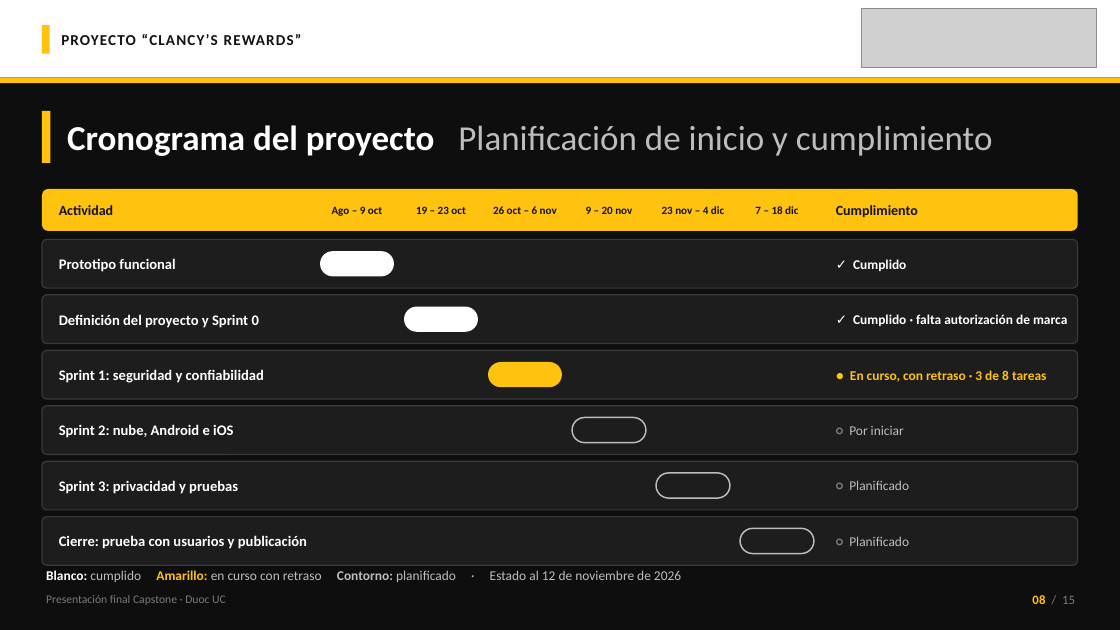
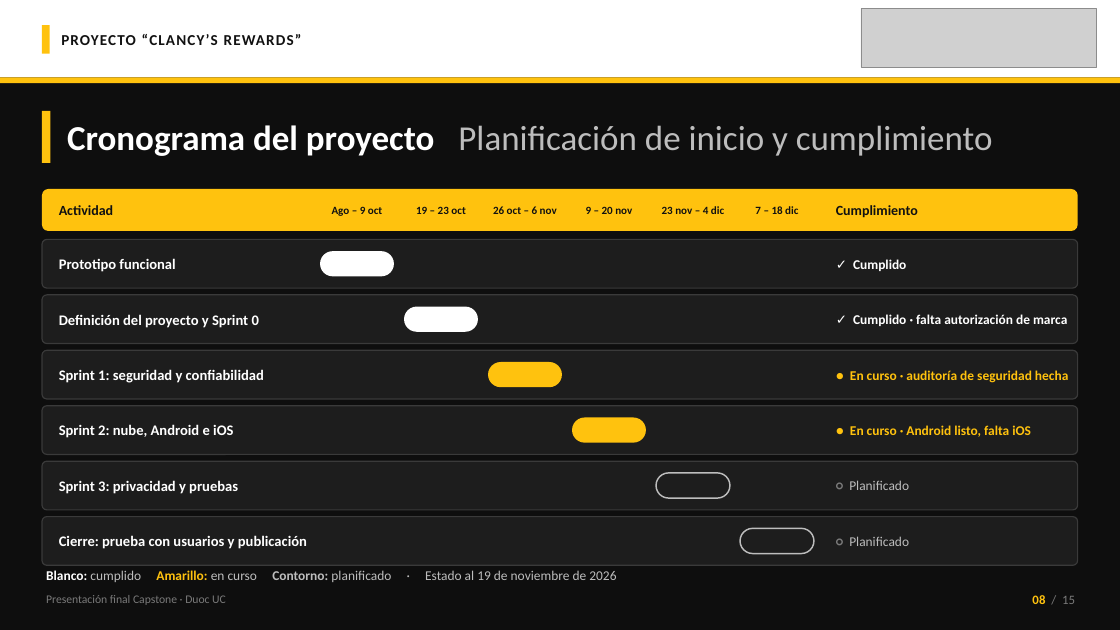
Before and after one commit to 44ndy/clancys-rewards, a slide deck: slide 8 of Fase 3/Evidencias Grupales/Presentación Final del proyecto (Español).pptx. Drawn at 1120x630 pixels with LibreOffice and Linux fonts; fonts in the diff are those of the drawing; grey boxes stand for pictures. Boxes give left, top, right and bottom in pixels: in the first picture for what was removed or moved away, otherwise in the second. Text is boxed around its words. In the diff, an @@ line names an element or a change of style, - is before the commit and + after.

Commit message:
Actualizar la presentación final y su guion al 19 de noviembre
- Cronograma: Sprint 2 en curso con Android en la nube; Sprint 1 con la
  auditoría de seguridad hecha.
- Resultados: 17 de 28 requisitos, 40 endpoints y 48 commits; lo logrado
  esta semana y los próximos pasos.
- Arquitectura y tecnologías: fotos en el disco de Render, Python 3.12 y
  login con Google.
- Obstáculos: el cierre de la app al abrirla en Android y cómo se resolvió.
- Guion: duración de 15 minutos, demo con PC y celular, y la pregunta sobre
  duplicar puntos.

```diff
--- a/Fase 3/Evidencias Grupales/Presentación Final del proyecto (Español).pptx
+++ b/Fase 3/Evidencias Grupales/Presentación Final del proyecto (Español).pptx
@@ text at [850,370,1068,383]: text changed @@
-● En curso, con retraso · 3 de 8 tareas
+● En curso · auditoría de seguridad hecha
@@ rounded rectangle at [572,418,646,443]: fill none to #FFC20E; outline #BDBDBD 1.25 pt to none @@
@@ text at [850,425,1031,437]: text changed; text colour #BDBDBD to #FFC20E; bold on @@
-○ Por iniciar
+● En curso · Android listo, falta iOS
@@ text at [46,570,616,582]: text changed @@
-Blanco: cumplido Amarillo: en curso con retraso Contorno: planificado · Estado al 12 de noviembre de 2026
+Blanco: cumplido Amarillo: en curso Contorno: planificado · Estado al 19 de noviembre de 2026
```
Also in this commit, not shown: 4 other slides changed, 1 other file.
